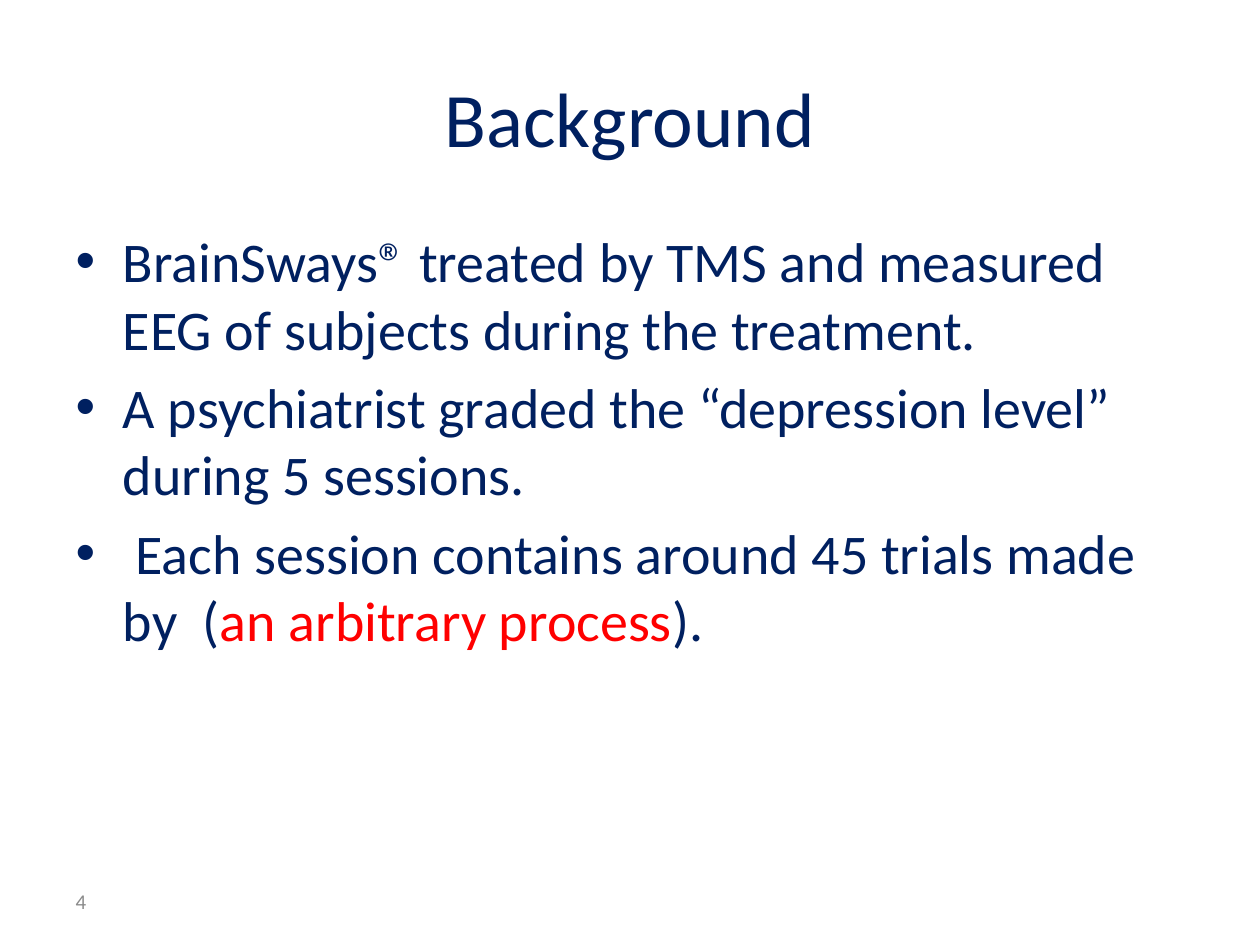
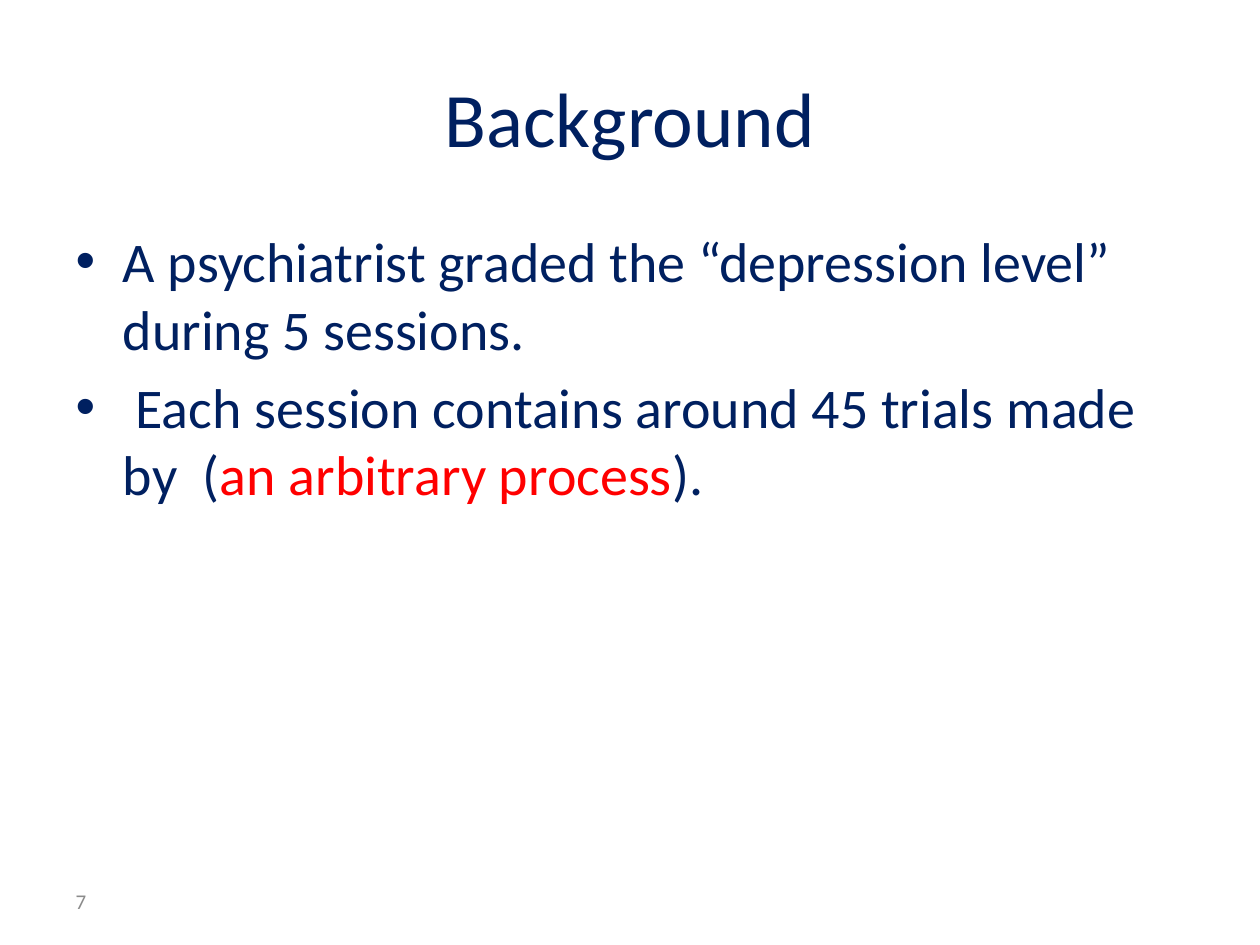
Before and after one commit to reggevlivney/BrainSway, a slide deck: slide 7 of Project_Midterm_Presentation.pptx (slide 4 before the commit). Drawn at 1260x945 pixels with LibreOffice and Linux fonts; fonts in the diff are those of the drawing; background and template pictures are left out. Boxes give left, top, right and bottom in pixels: in the first picture for what was removed or moved away, otherwise in the second. Text is boxed around its words. In the diff, an @@ line names an element or a change of style, - is before the commit and + after.

```diff
--- a/Project_Midterm_Presentation.pptx
+++ b/Project_Midterm_Presentation.pptx
@@ text at (123,243,1105,360): paragraph removed @@
-• BrainSways® treated by TMS and measured EEG of subjects during the treatment.
@@ page number at (76,895,87,909): text changed @@
-4
+7
```
Also in this commit, not shown: 5 other slides changed, 8 slides added, 1 slide removed.
